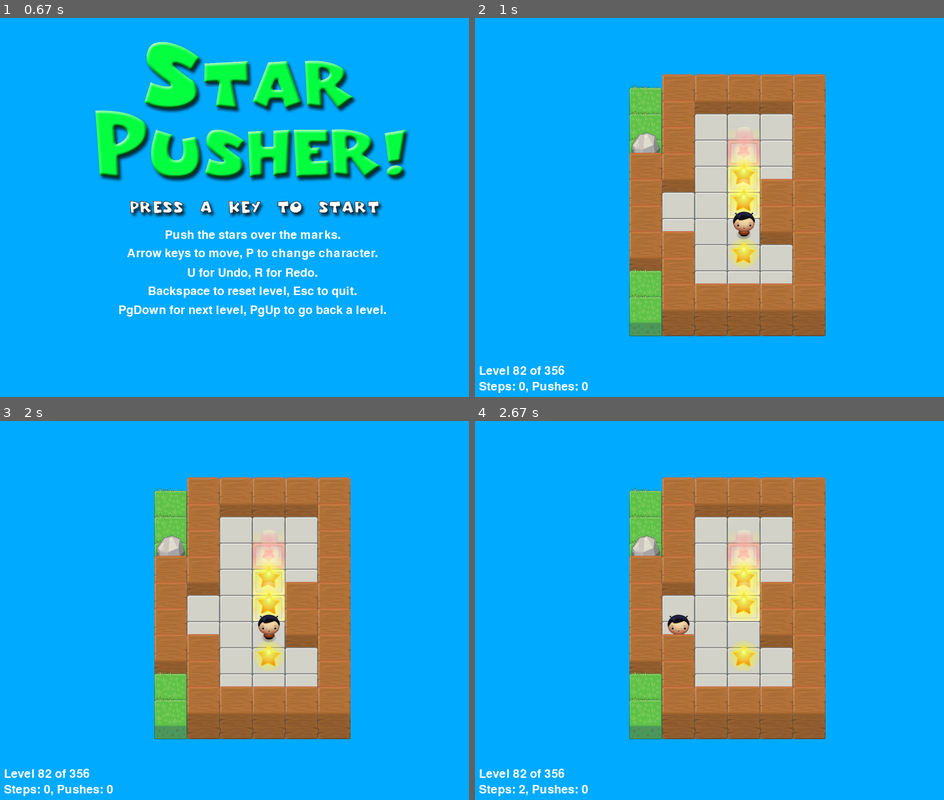
Above: before the commit, frames 1-4 (two rows, left to right).
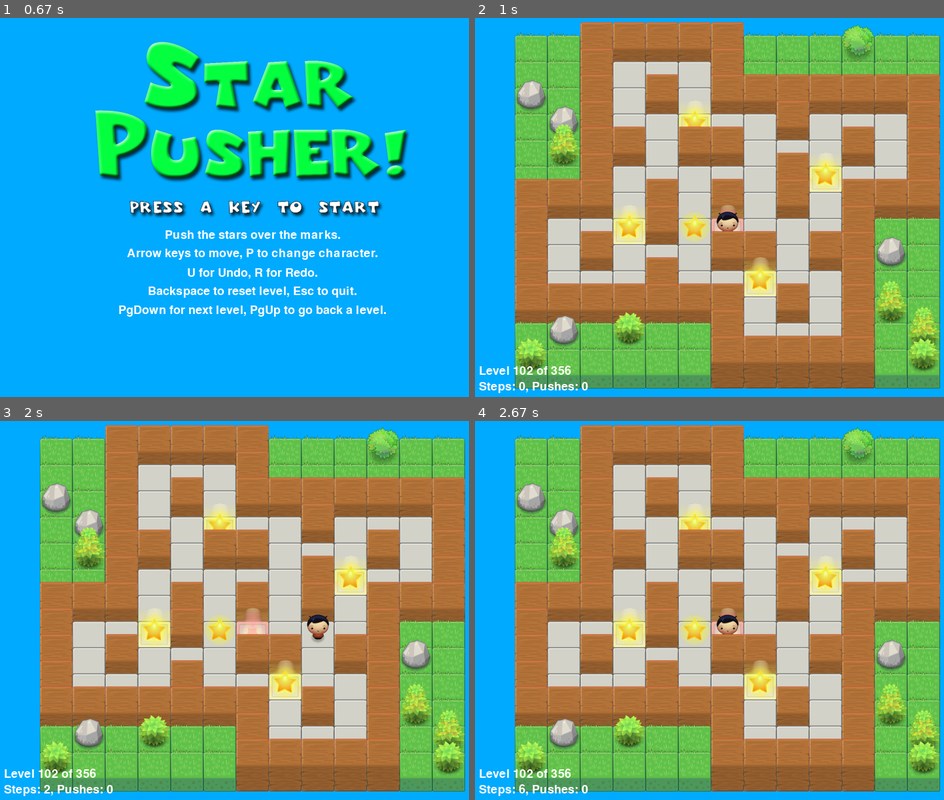
Above: after the commit, the same moments.

Repository: rm369/makinggames
Game: pygame game, started from starpusher.py
Same seed, same stepped clock (60 frames per second), same inputs: the game is played once before the commit and once after it.
Inputs (mouse positions are in pixels of both pictures, inside the frame that each line leads up to):
- Up to frame 1 (0.67 s): no input
- Up to frame 2 (1 s): click (526, 370) at 0.88 s, where only the run after the commit has a clickable "Level 102 of 356"
- Up to frame 3 (2 s): hold Up 1.17-1.63 s; move the mouse to (328, 470) at 1.2 s; hold Right from 1.67 s (still down); move the mouse to (314, 640) at 1.7 s
- Up to frame 4 (2.67 s): release Right at 2.13 s; hold Left from 2.17 s (still down)

Frame 1 is identical in both runs. In frame 2, 76% of the frame differs, in the area x 8-100%, y 1-98%; in frame 3, 76%, in the area x 8-100%, y 1-99%; in frame 4, 76%.

Commit message:
- small fixes

Diff:
--- a/starpusher.py
+++ b/starpusher.py
@@ -6,7 +6,6 @@
 import pickle, bz2
 import random, sys, copy, os, pygame
 from pygame.locals import *
-import json
 
 GAMESTATEFILE = 'starPusherState'
 FPS = 30  # frames per second to update the screen
@@ -213,7 +212,6 @@
                         if isLevelFinished(levelObj, gameStateObj):
                             # level is solved, we should show the "Solved!" image.
                             levelIsComplete = True
-                            keyPressed = False
                         showPathDest = [-1, -1]
                         mapNeedsRedraw = True
 
@@ -250,7 +248,6 @@
             if isLevelFinished(levelObj, gameStateObj):
                 # level is solved, we should show the "Solved!" image.
                 levelIsComplete = True
-                keyPressed = False
 
         if mapNeedsRedraw:
             mapNeedsRedraw = False
@@ -498,7 +495,7 @@
 
 
 def readLevelsFile(filename):
-    assert os.path.exists(filename), 'Cannot find the level file: %s' % (filename)
+    assert os.path.exists(filename), 'Cannot find the level file: %s' % filename
     mapFile = open(filename, 'r')
     # Each level must end with a blank line
     content = mapFile.readlines() + ['\r\n']
@@ -513,7 +510,7 @@
         line = content[lineNum].rstrip('\r\n')
 
         if ';' in line:
-            # Ignore the ; lines, they're comments in the level file.
+            # Ignore everything after and including ";" (comments)
             line = line[:line.find(';')]
 
         if line != '':
@@ -533,7 +530,7 @@
             for i in range(len(mapTextLines)):
                 mapTextLines[i] += ' ' * (maxWidth - len(mapTextLines[i]))
 
-            # Convert mapTextLines to a map object.
+            # Convert mapTextLines to a map object, mirroring x and y (landscape screen orientation)
             for x in range(len(mapTextLines[0])):
                 mapObj.append([])
             for y in range(len(mapTextLines)):
@@ -560,13 +557,15 @@
                         stars.append((x, y))
 
             # Basic level design sanity checks:
-            assert startx != None and starty != None, 'Level %s (around line %s) in %s is missing a "@" or "+" to mark the start point.' % (
-                levelNum + 1, lineNum, filename)
-            assert len(goals) > 0, 'Level %s (around line %s) in %s must have at least one goal.' % (
-                levelNum + 1, lineNum, filename)
-            assert len(stars) >= len(
-                goals), 'Level %s (around line %s) in %s is impossible to solve. It has %s goals but only %s stars.' % (
-                levelNum + 1, lineNum, filename, len(goals), len(stars))
+            assert startx is not None and starty is not None, (
+                f'Level {levelNum + 1} (around line {lineNum}) in {filename} '
+                f'is missing a "@" or "+" to mark the start point.')
+            assert len(goals) > 0, (
+                f'Level {levelNum + 1} (around line {lineNum}) in {filename} '
+                f'must have at least one goal.')
+            assert len(stars) >= len(goals), (
+                f'Level {levelNum + 1} (around line {lineNum}) in {filename} '
+                f'is impossible to solve. It has {len(goals)} goals but only {len(stars)} stars.')
 
             # Create level object and starting game state object.
             gameStateObj = {'player': (startx, starty),
@@ -582,7 +581,6 @@
             # Reset the variables for reading the next map.
             mapTextLines = []
             mapObj = []
-            gameStateObj = {}
             levelNum += 1
     return levels
 
@@ -632,6 +630,8 @@
                 baseTile = TILEMAPPING[mapObj[x][y]]
             elif mapObj[x][y] in OUTSIDEDECOMAPPING:
                 baseTile = TILEMAPPING[' ']
+            else:
+                raise ValueError("unexpected map tile")  # can't happen, just to get rid of warning
 
             # First draw the base ground/wall tile.
             mapSurf.blit(baseTile, spaceRect)
@@ -741,7 +741,7 @@
     # Add the source cell to the path
     path.append((row, col))
     # Reverse the path to get the path from source to destination
-    # path.reverse()  # already done by switching src and dest
+    # path.reverse()  # already done by using pop()
     return path
 
 
@@ -784,9 +784,9 @@
         closed_list[i][j] = True
 
         # For each direction, check the successors
-        for dir in [(0, 1), (0, -1), (1, 0), (-1, 0)]:
-            new_i = i + dir[0]
-            new_j = j + dir[1]
+        for direction in [(0, 1), (0, -1), (1, 0), (-1, 0)]:
+            new_i = i + direction[0]
+            new_j = j + direction[1]
 
             # If the successor is valid, unblocked, and not visited
             if not isBlocked(mapObj, gameStateObj, new_i, new_j) and not closed_list[new_i][new_j]:
Binary file changed: starPusherState
